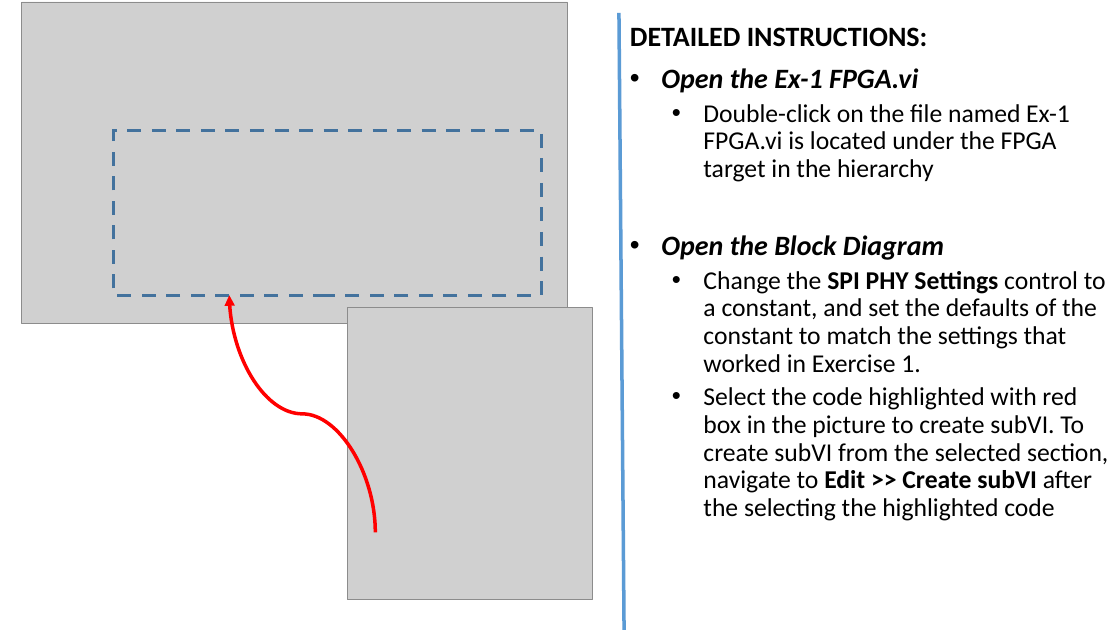
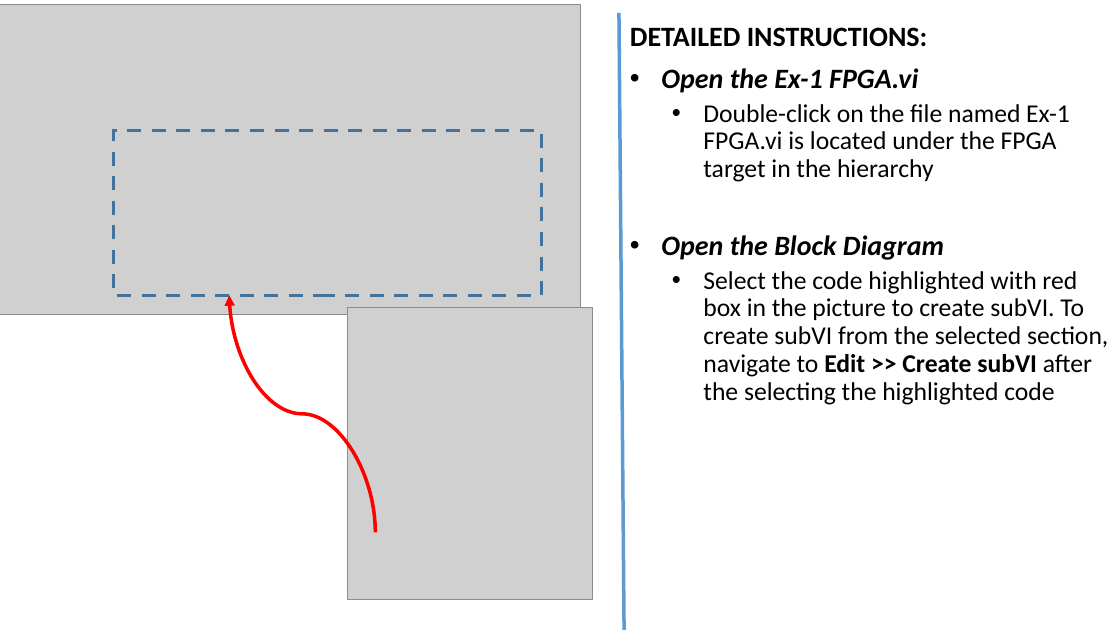
Before and after one commit to kalyanramu/NIWeek2015, a slide deck: slide 8 of Hands-OnSession/Content/SOM Hands-On Exercise 2.pptx. Drawn at 1120x630 pixels with LibreOffice and Linux fonts; fonts in the diff are those of the drawing; grey boxes stand for pictures. Boxes give left, top, right and bottom in pixels: in the first picture for what was removed or moved away, otherwise in the second. Text is boxed around its words. In the diff, an @@ line names an element or a change of style, - is before the commit and + after.

```diff
--- a/Hands-OnSession/Content/SOM Hands-On Exercise 2.pptx
+++ b/Hands-OnSession/Content/SOM Hands-On Exercise 2.pptx
@@ picture resized from (x1=22, y1=2, x2=568, y2=323) to (x1=0, y1=5, x2=581, y2=315) @@
@@ text at (x1=703, y1=271, x2=1106, y2=373): paragraph removed @@
-  • Change the SPI PHY Settings control to a constant, and set the defaults of the constant to match the settings that worked in Exercise 1.
```
Also in this commit, not shown: 6 other slides changed.
